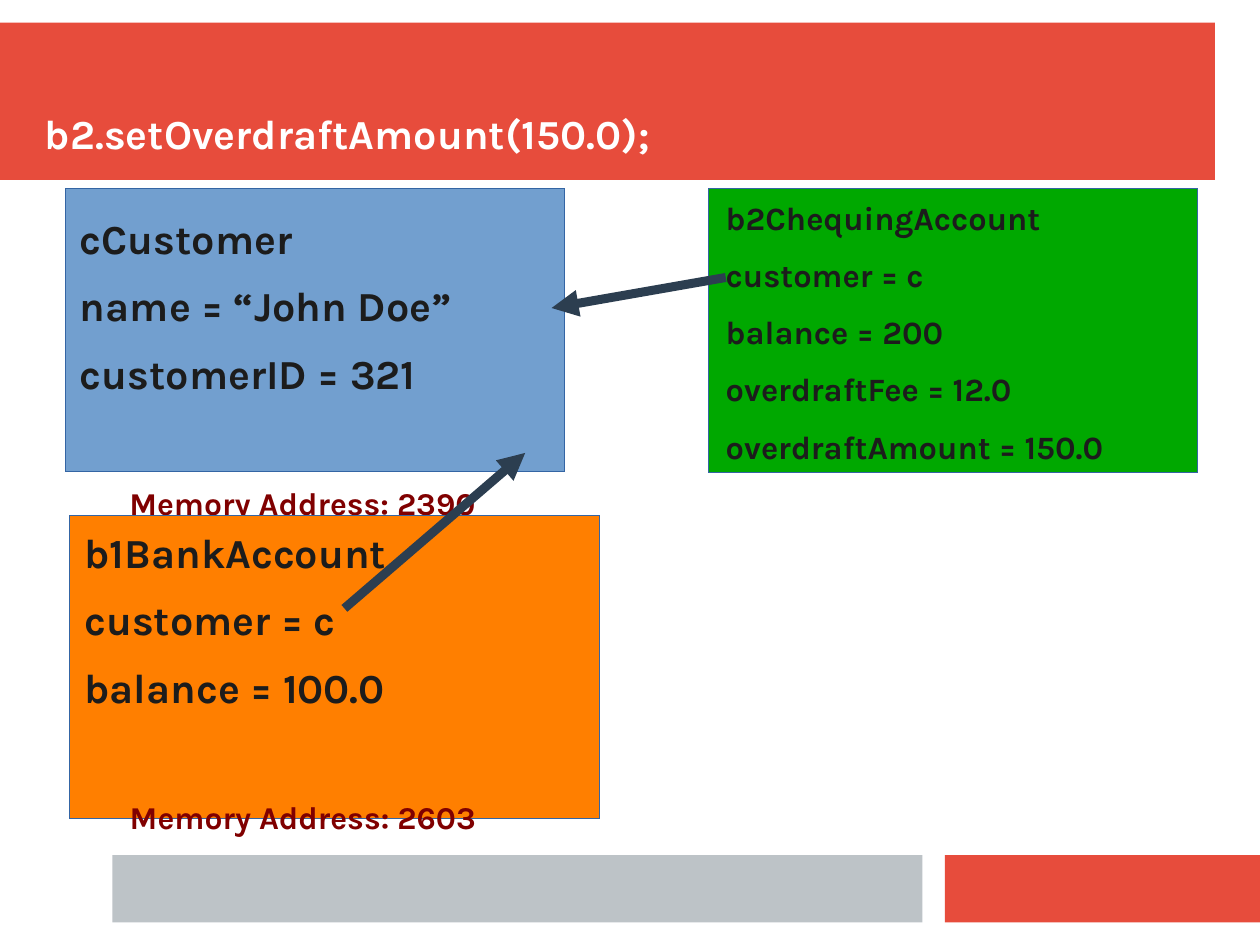
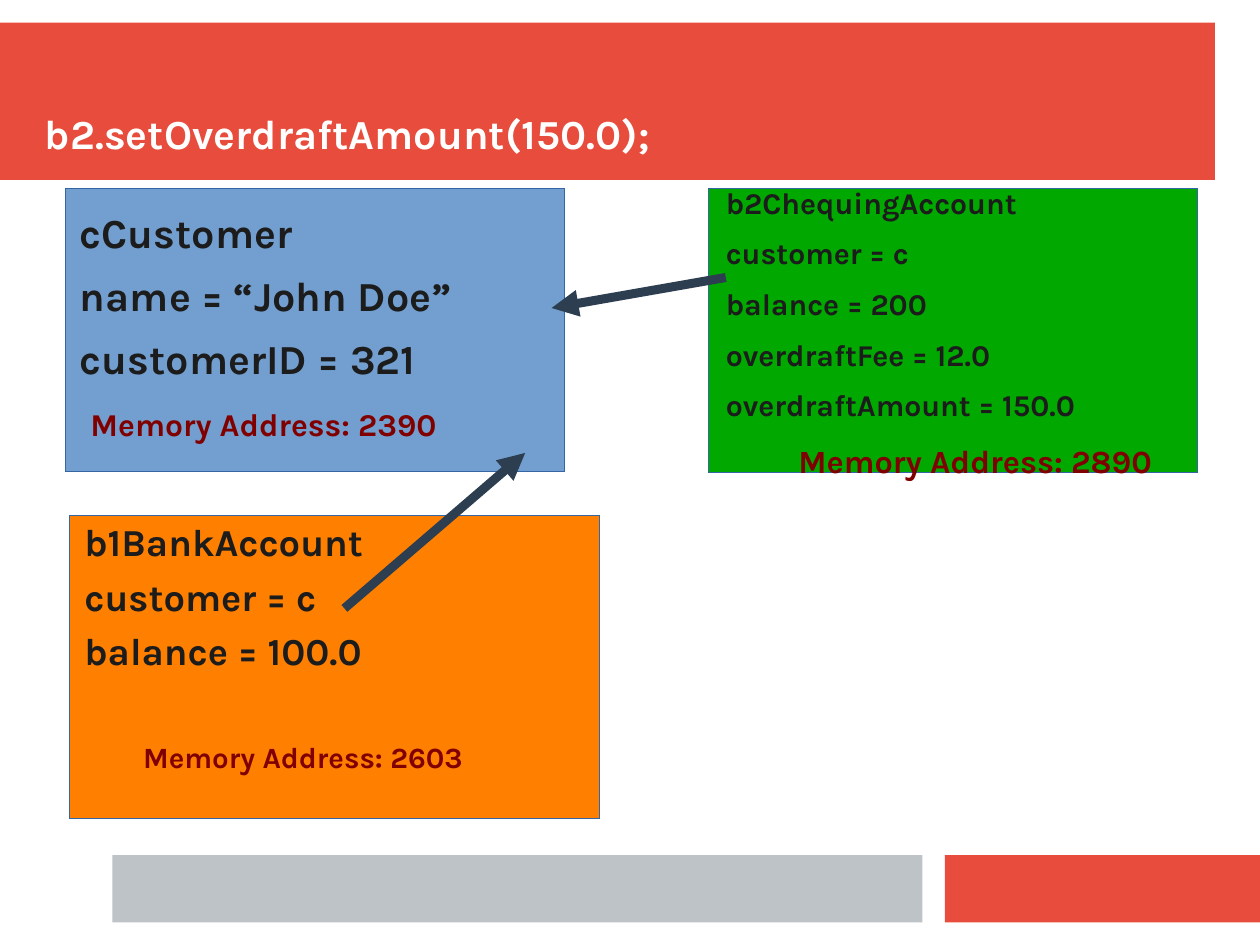
Before and after one commit to CPSC-233-Group-2018/Assignments, a slide deck: slide 5 of Assignment 6/AS6 Trace.pptx. Drawn at 1260x945 pixels with LibreOffice and Linux fonts; fonts in the diff are those of the drawing. Boxes give left, top, right and bottom in pixels: in the first picture for what was removed or moved away, otherwise in the second. Text is boxed around its words. In the diff, an @@ line names an element or a change of style, - is before the commit and + after.

```diff
--- a/Assignment 6/AS6 Trace.pptx
+++ b/Assignment 6/AS6 Trace.pptx
@@ text at (x1=726, y1=186, x2=1075, y2=417): size 20.5 to 19 pt in "b2ChequingAccount", "customer = c", "balance = 200", "overdraftFee = 12.0" and 1 more places; line spacing 1 to 0.9 @@
@@ text "b2ChequingAccount" moved from (x1=726, y1=207, x2=1104, y2=460) to (x1=726, y1=186, x2=1152, y2=481) @@
@@ text "cCustomer" at (x1=80, y1=220, x2=452, y2=444): line spacing 1 to 0.9; alignment centre to left @@
@@ text at (x1=798, y1=444, x2=1152, y2=481): paragraph added @@
+Memory Address: 2890
@@ text "b1BankAccount" at (x1=84, y1=530, x2=462, y2=775): size 26 to 24.1 pt in "b1BankAccount", "customer = c", "balance = 100.0"; size 20 to 18.5 pt in "Memory Address: 2603"; line spacing 1 to 0.8 @@
```
Also in this commit, not shown: 6 other slides changed, 7 slides added.
